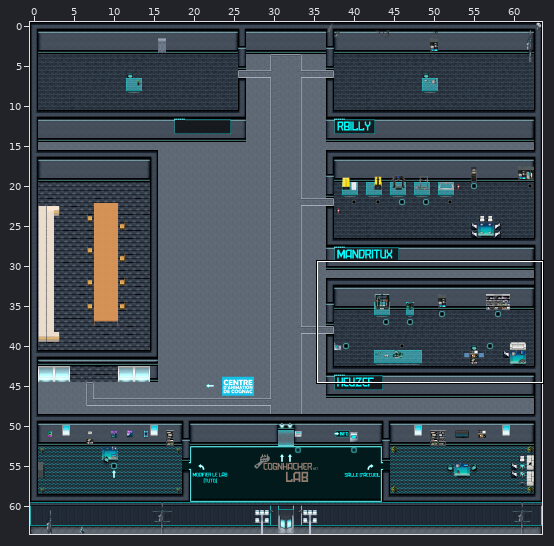
Tiled map (JSON): maps/lab.json. The picture above shows the old version from afar; the outline marks the close-up.
Close-up. Old version:
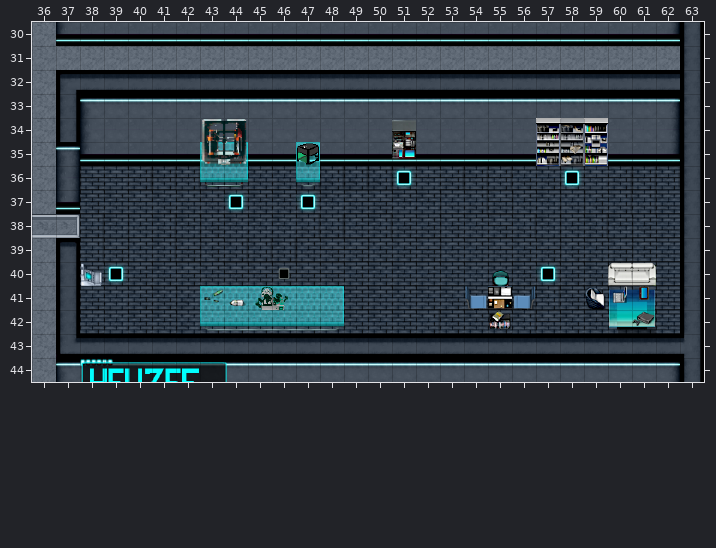
Cells are 32x32 px. Shown: x 36..63, y 30..44. The commit also changed other parts of the map, which this record leaves out.
Now the later version:
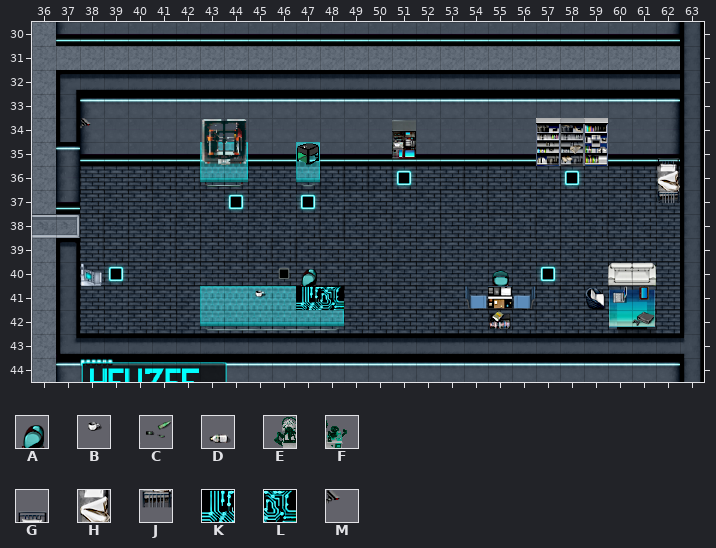
Key: from "Chunk 1": A 324, B 350, C 400, D 401, E 402, F 403, G 419, H 423, J 425, K 427, L 428, M 474.
_ is an empty cell, . an unchanged one.
The edit:
--- layer "furniture"
@@ x 47..47 @@
-40 _
+40 A
--- layer "aboveFurniture"
@@ x 62..62 @@
-35 _
-36 _
-37 _
+35 G
+36 H
+37 J
@@ x 43..48 @@
-41 CDEF__
+41 __B_KL
--- layer "abovePlayer2"
@@ x 38..38 @@
-34 _
+34 M
Changed places in both close-ups, as pixel boxes (x1, y1, x2, y2):
added: (80, 118, 91, 129)
added: (657, 158, 680, 204)
changed: (200, 269, 344, 310)
